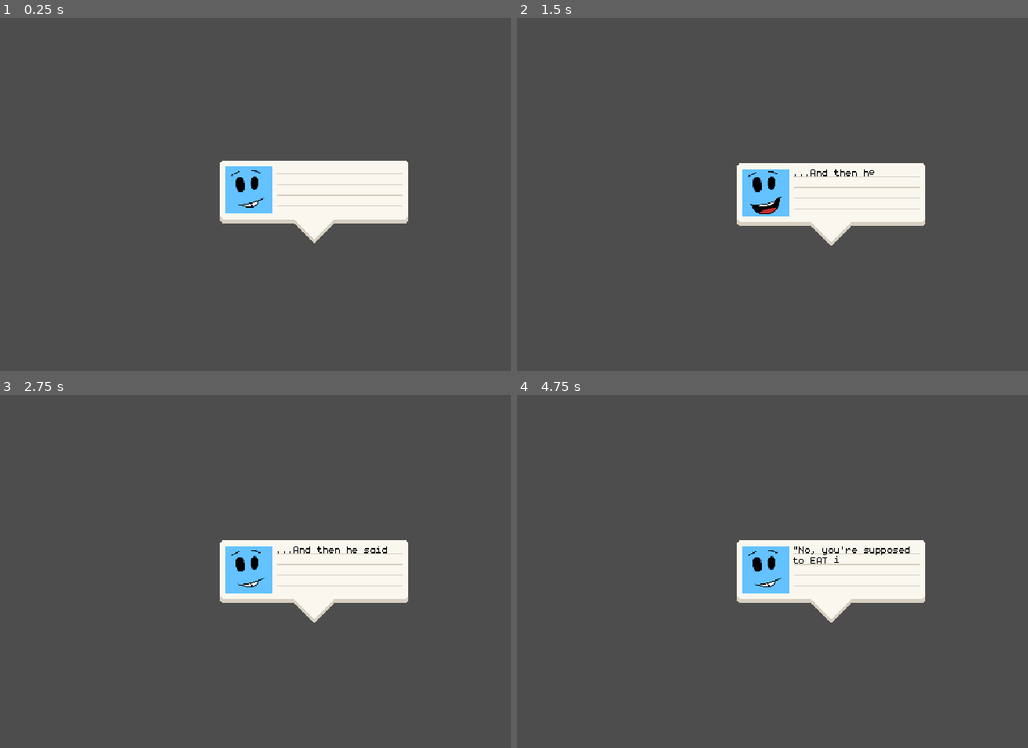
Above: before the commit, frames 1-4 (two rows, left to right).
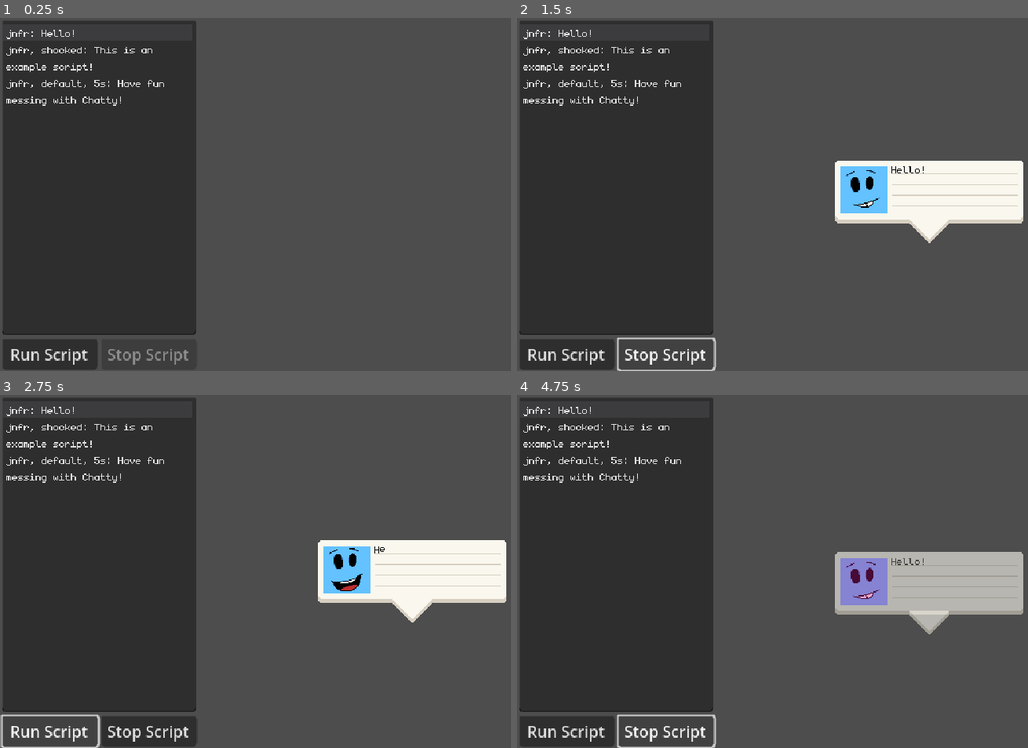
Above: after the commit, the same moments.

Repository: Sciman101/Chatty
Game: Godot game, scene res://scene/demo.tscn
Same seed, same stepped clock (60 frames per second), same inputs: the game is played once before the commit and once after it.
Inputs (mouse positions are in pixels of both pictures, inside the frame that each line leads up to):
- Up to frame 1 (0.25 s): no input
- Up to frame 2 (1.5 s): click (568, 353) at 0.5 s, where only the run after the commit has a clickable "Run Script"; click (665, 353) at 1.25 s, where only the run after the commit has a clickable "Stop Script"
- Up to frame 3 (2.75 s): click (51, 730) at 2 s, where only the run after the commit has a clickable "Run Script"
- Up to frame 4 (4.75 s): click (665, 730) at 2.75 s, where only the run after the commit has a clickable "Stop Script"; click (568, 730) at 3.5 s, where only the run after the commit has a clickable "Run Script"; click (665, 730) at 4.25 s, where only the run after the commit has a clickable "Stop Script"

The runs differ from the first frame. In frame 1, 40% of the frame differs, in the area x 0-80%, y 0-100%; in frame 2, 43%; in frame 3, 43%; in frame 4, 45%, in the area x 0-100%, y 0-100%.

Commit message:
Added user input

Diff:
--- a/scene/demo.tscn
+++ b/scene/demo.tscn
@@ -1,3 +1,69 @@
-[gd_scene format=3 uid="uid://dd3eb58add2vv"]
+[gd_scene load_steps=3 format=3 uid="uid://dd3eb58add2vv"]
+
+[ext_resource type="FontFile" uid="uid://bbnmo4grd6j5x" path="res://graphics/monogram.ttf" id="1_i0o6v"]
+[ext_resource type="Script" path="res://scripts/demo_controller.gd" id="1_ikqjx"]
 
 [node name="Demo" type="Node2D"]
+
+[node name="CanvasLayer" type="CanvasLayer" parent="."]
+script = ExtResource("1_ikqjx")
+
+[node name="MarginContainer" type="MarginContainer" parent="CanvasLayer"]
+anchors_preset = 9
+anchor_bottom = 1.0
+offset_right = 200.0
+grow_vertical = 2
+theme_override_constants/margin_left = 2
+theme_override_constants/margin_top = 2
+theme_override_constants/margin_right = 0
+theme_override_constants/margin_bottom = 2
+
+[node name="VBoxContainer" type="VBoxContainer" parent="CanvasLayer/MarginContainer"]
+layout_mode = 2
+offset_left = 2.0
+offset_top = 2.0
+offset_right = 200.0
+offset_bottom = 358.0
+grow_vertical = 2
+
+[node name="DialougeInput" type="TextEdit" parent="CanvasLayer/MarginContainer/VBoxContainer"]
+texture_filter = 1
+layout_mode = 2
+offset_right = 198.0
+offset_bottom = 321.0
+grow_vertical = 2
+size_flags_vertical = 3
+theme_override_fonts/font = ExtResource("1_i0o6v")
+text = "jnfr: Hello!
+jnfr, shocked: This is an example script!
+jnfr, default, 5s: Have fun messing with Chatty!"
+placeholder_text = "speaker_name: Dialouge!"
+wrap_mode = 1
+highlight_current_line = true
+caret_blink = true
+
+[node name="HBoxContainer" type="HBoxContainer" parent="CanvasLayer/MarginContainer/VBoxContainer"]
+layout_mode = 2
+offset_top = 325.0
+offset_right = 198.0
+offset_bottom = 356.0
+alignment = 1
+
+[node name="Run" type="Button" parent="CanvasLayer/MarginContainer/VBoxContainer/HBoxContainer"]
+layout_mode = 2
+offset_right = 97.0
+offset_bottom = 31.0
+size_flags_horizontal = 3
+text = "Run Script"
+
+[node name="Stop" type="Button" parent="CanvasLayer/MarginContainer/VBoxContainer/HBoxContainer"]
+layout_mode = 2
+offset_left = 101.0
+offset_right = 198.0
+offset_bottom = 31.0
+size_flags_horizontal = 3
+disabled = true
+text = "Stop Script"
+
+[connection signal="pressed" from="CanvasLayer/MarginContainer/VBoxContainer/HBoxContainer/Run" to="CanvasLayer" method="_on_run_pressed"]
+[connection signal="pressed" from="CanvasLayer/MarginContainer/VBoxContainer/HBoxContainer/Stop" to="CanvasLayer" method="_on_stop_pressed"]
--- a/scripts/chatty.gd
+++ b/scripts/chatty.gd
@@ -5,38 +5,44 @@
 	'jnfr': preload("res://speakers/speaker_jnfr.tres")
 }
 
-var the_script = """
-jnfr: ...And then he said
-jnfr: "No, you're supposed to EAT it"
-jnfr, shocked, 1s, noanimate, nosound: ....
-jnfr, seethe: MY FACE IS AN LCD
-jnfr, seethe: WHAT DO YOU WANT FROM ME????
-"""
-
 var current_dialouge_bubble = null
 var actors = {}
 
 var script_events = []
+var script_active = false
 
-func _ready():
-	load_script(the_script)
-	run_script()
+signal event_started(num,event)
 
-func run_script() -> void:
+func run_script(start:int=0) -> void:
+	script_active = true
+	var index := 0
 	for event in script_events:
-		if event.type == &'dialouge':
-			await _run_dialouge_event(event)
-		elif event.type == &'instruction':
-			pass
+
+		if index >= start:
+			if not script_active:
+				break
+			event_started.emit(index,event)
+			if event.type == &'dialouge':
+				await _run_dialouge_event(event)
+			elif event.type == &'instruction':
+				pass
+
+		index += 1
 
 	if current_dialouge_bubble:
 		current_dialouge_bubble.disappear()
+
+	script_active = false
+
+func stop_script() -> void:
+	current_dialouge_bubble.stop_dialouge()
+	script_active = false
 
 func _run_dialouge_event(event) -> void:
 	if current_dialouge_bubble == null:
 		current_dialouge_bubble = SpeechBubble.instantiate()
 		add_child(current_dialouge_bubble)
-		current_dialouge_bubble.position = current_dialouge_bubble.get_viewport_rect().position + current_dialouge_bubble.get_viewport_rect().size / 2
+		current_dialouge_bubble.position = current_dialouge_bubble.get_viewport_rect().position + current_dialouge_bubble.get_viewport_rect().size / 2 + Vector2.RIGHT * 100
 		current_dialouge_bubble.disappearImmediate()
 
 	current_dialouge_bubble.set_dialouge(event.dialouge)
--- /dev/null
+++ b/scripts/demo_controller.gd
@@ -0,0 +1,33 @@
+extends CanvasLayer
+
+@onready var dialouge_input = $MarginContainer/VBoxContainer/DialougeInput
+@onready var btn_stop = $MarginContainer/VBoxContainer/HBoxContainer/Stop
+@onready var btn_run = $MarginContainer/VBoxContainer/HBoxContainer/Run
+
+var start_from_line := false
+
+func _ready():
+	Chatty.event_started.connect(self._on_chatty_event)
+
+func _input(event):
+	if event is InputEventKey:
+		if event.keycode == KEY_SHIFT:
+			start_from_line = event.pressed
+			btn_run.text = "From Line" if start_from_line else "Run Script"
+
+
+func _on_run_pressed():
+	var script = dialouge_input.text
+	if not Chatty.script_active:
+		Chatty.load_script(script)
+		Chatty.run_script(0 if not start_from_line else dialouge_input.get_caret_line())
+
+		btn_stop.disabled = false
+
+func _on_chatty_event(num,event):
+	dialouge_input.set_caret_line(num)
+
+func _on_stop_pressed():
+	btn_stop.disabled = false
+
+	Chatty.stop_script()
--- a/scripts/speech_bubble.gd
+++ b/scripts/speech_bubble.gd
@@ -23,6 +23,8 @@
 var num_characters := 0
 var parsed_dialouge := ""
 var speaker = null
+
+var interrupt := false
 
 var is_presenting = false
 
@@ -58,6 +60,9 @@
 
 func disappearImmediate() -> void:
 	graphic.visible = false
+
+func stop_dialouge() -> void:
+	interrupt = true
 
 func is_bubble_visible() -> bool:
 	return graphic.visible
@@ -101,6 +106,10 @@
 	_set_visible_characters(0)
 
 	for i in range(num_characters):
+
+		if interrupt:
+			break
+
 		_set_visible_characters(i)
 
 		if sfx and parsed_dialouge[i] != ' ':
@@ -112,8 +121,11 @@
 	jump_to_end()
 
 	# Wait a second
-	timer.start(DEFAULT_SPEECH_DELAY)
-	await timer.timeout
+	if not interrupt:
+		timer.start(DEFAULT_SPEECH_DELAY)
+		await timer.timeout
+	else:
+		interrupt = false
 
 func jump_to_end() -> void:
 
